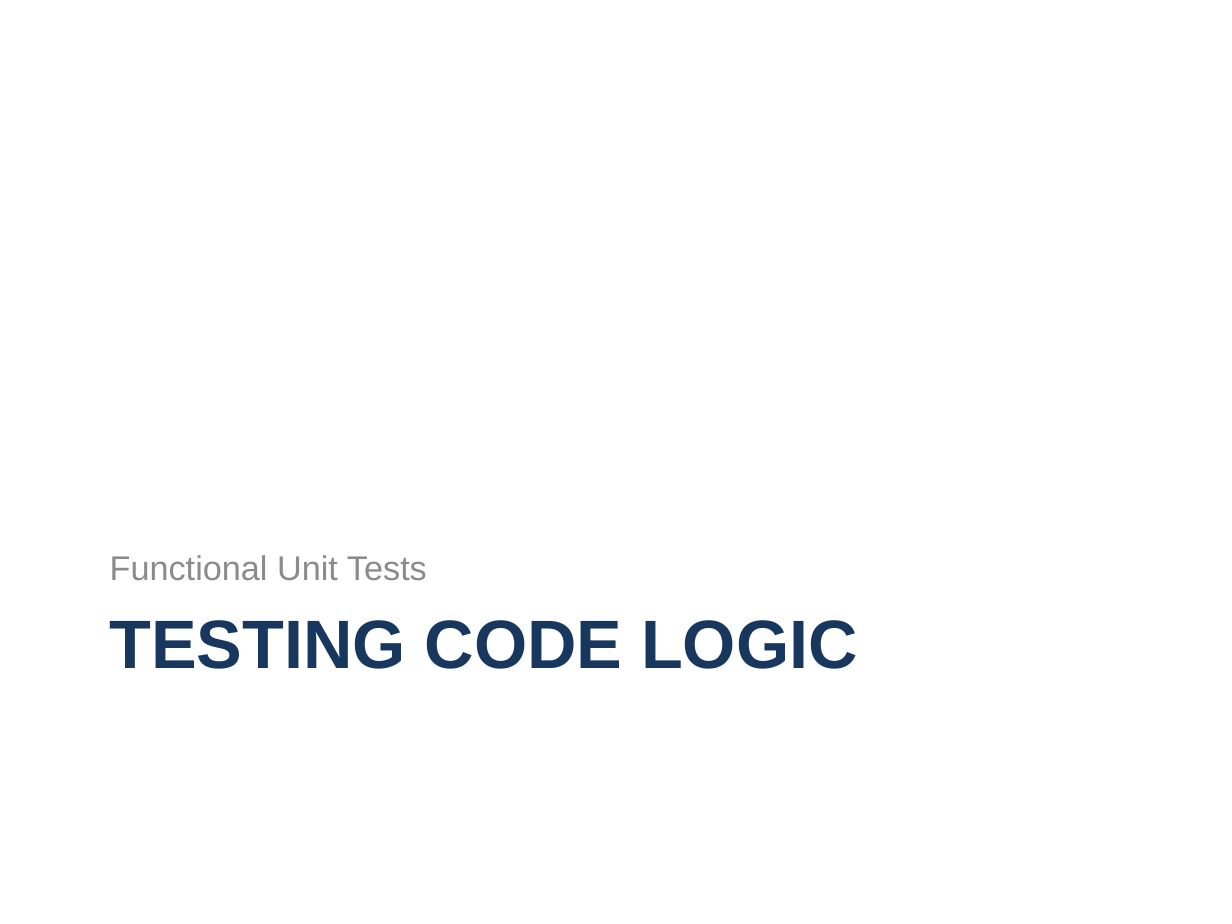
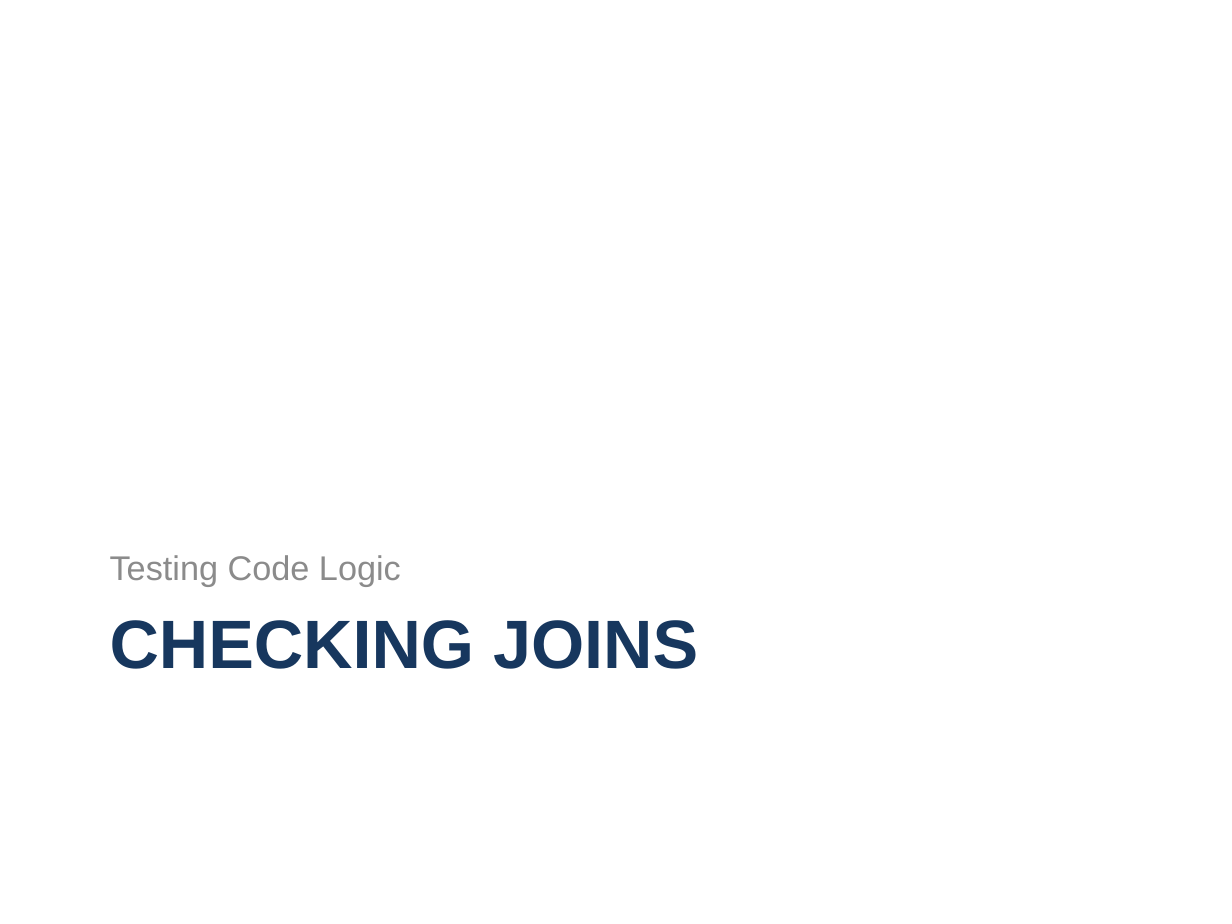
Before and after one commit to way0utwest/UnitTestingTSQL, a slide deck: slide 23 of UnitTestingTSQL.pptx. Drawn at 1232x924 pixels with LibreOffice and Linux fonts; fonts in the diff are those of the drawing; background and template pictures are left out. Boxes give left, top, right and bottom in pixels: in the first picture for what was removed or moved away, otherwise in the second. Text is boxed around its words. In the diff, an @@ line names an element or a change of style, - is before the commit and + after.

```diff
--- a/UnitTestingTSQL.pptx
+++ b/UnitTestingTSQL.pptx
@@ text at (110, 555, 401, 587): text changed @@
-Functional Unit Tests
+Testing Code Logic
@@ title at (110, 620, 698, 669): text changed @@
-TESTING CODE LOGIC
+CHECKING JOINS
```
Also in this commit, not shown: 1 other slide changed, 4 slides added, 1 other file.
